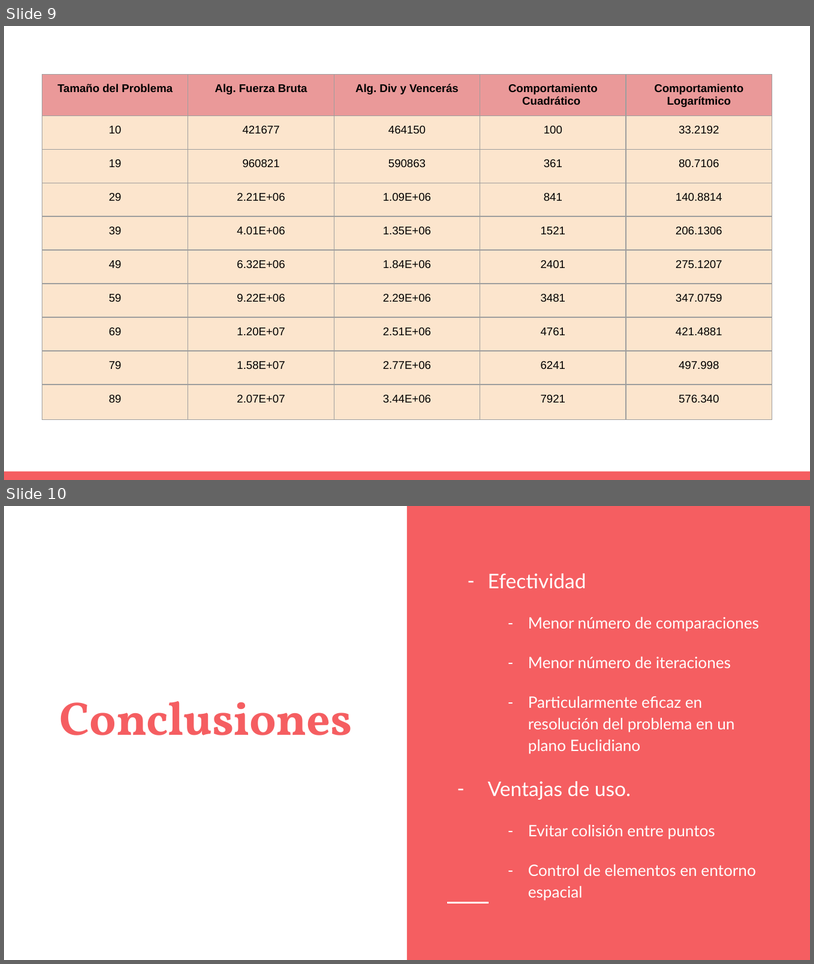
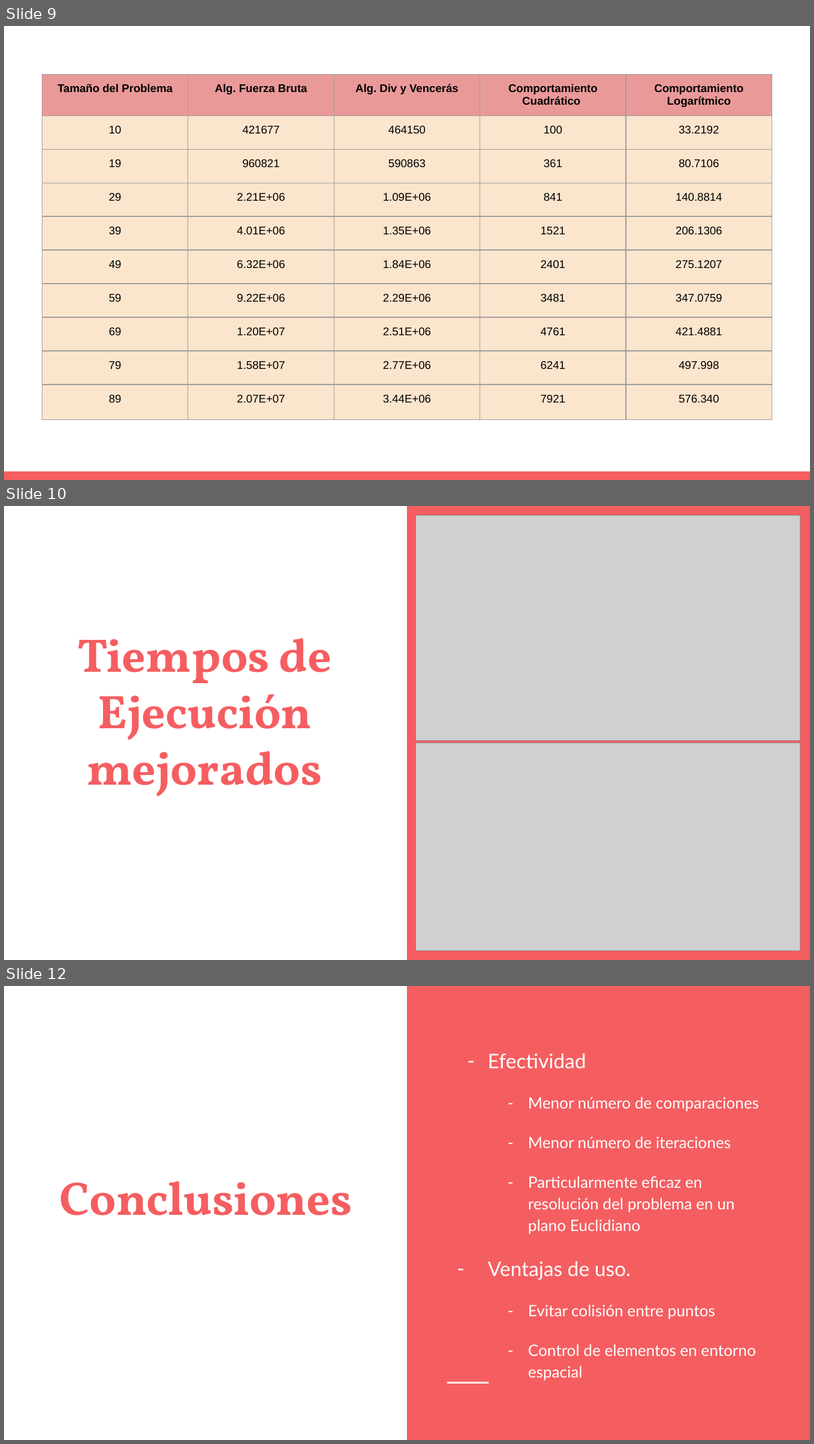
Before and after one commit to DaaAlejandroAduanichDaniel/DAA_L23_ParM-sCercano, a slide deck: slides/DAA - Algoritmo del par más cercano.pptx. Shown one above the other, each under a label of ours: slides 9 and 10 before the commit, slides 9, 10 and 12 after it; the slides between them are not shown. The pictures are 814x964 and 814x1444 pixels, drawn with LibreOffice and Linux fonts; fonts in the diff are those of the drawing; grey boxes stand for pictures. Boxes give left, top, right and bottom in pixels: in the first picture for what was removed or moved away, otherwise in the second. Text is boxed around its words. In the diff, an @@ line names an element or a change of style, - is before the commit and + after.

Commit message:
Slides

```diff
--- a/slides/DAA - Algoritmo del par más cercano.pptx
+++ b/slides/DAA - Algoritmo del par más cercano.pptx
@@ slide 10 added at [4, 506, 810, 960], background #FFFFFF; not listed: 1 template element that a slide beside it also shows @@
@@ picture added at [416, 516, 801, 741] @@
@@ title added at [78, 638, 332, 796], 42 pt, text #F55E61, bold @@
+Tiempos de Ejecución mejorados
@@ picture added at [416, 743, 801, 951] @@
@@ what was slide 10 is now slide 12 @@
```
Also in this commit, not shown: 1 other slide added, 5 other files.
